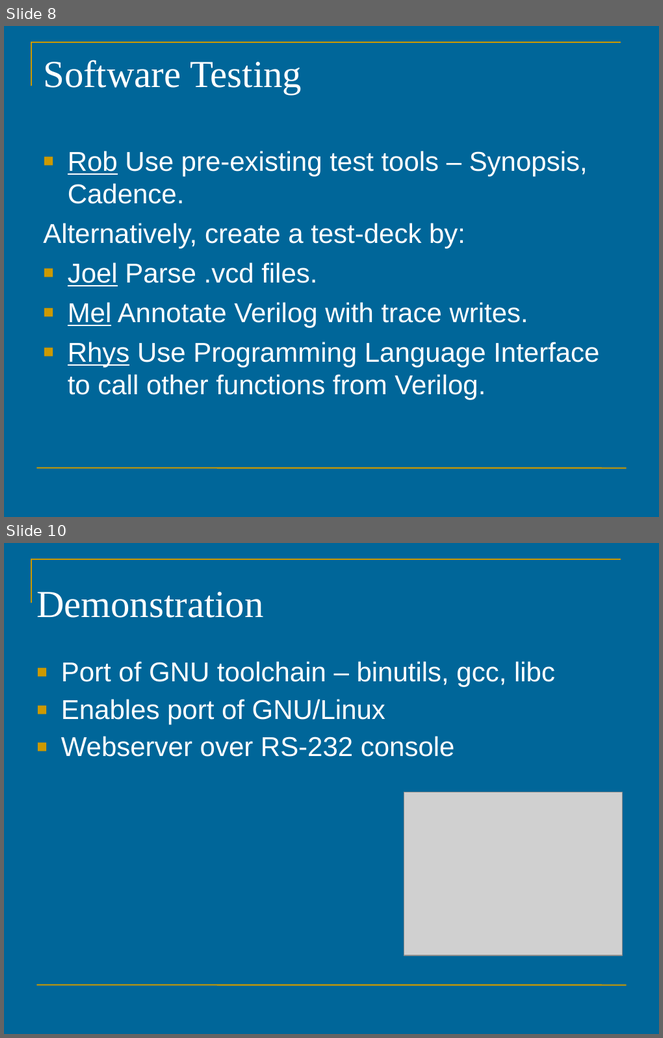
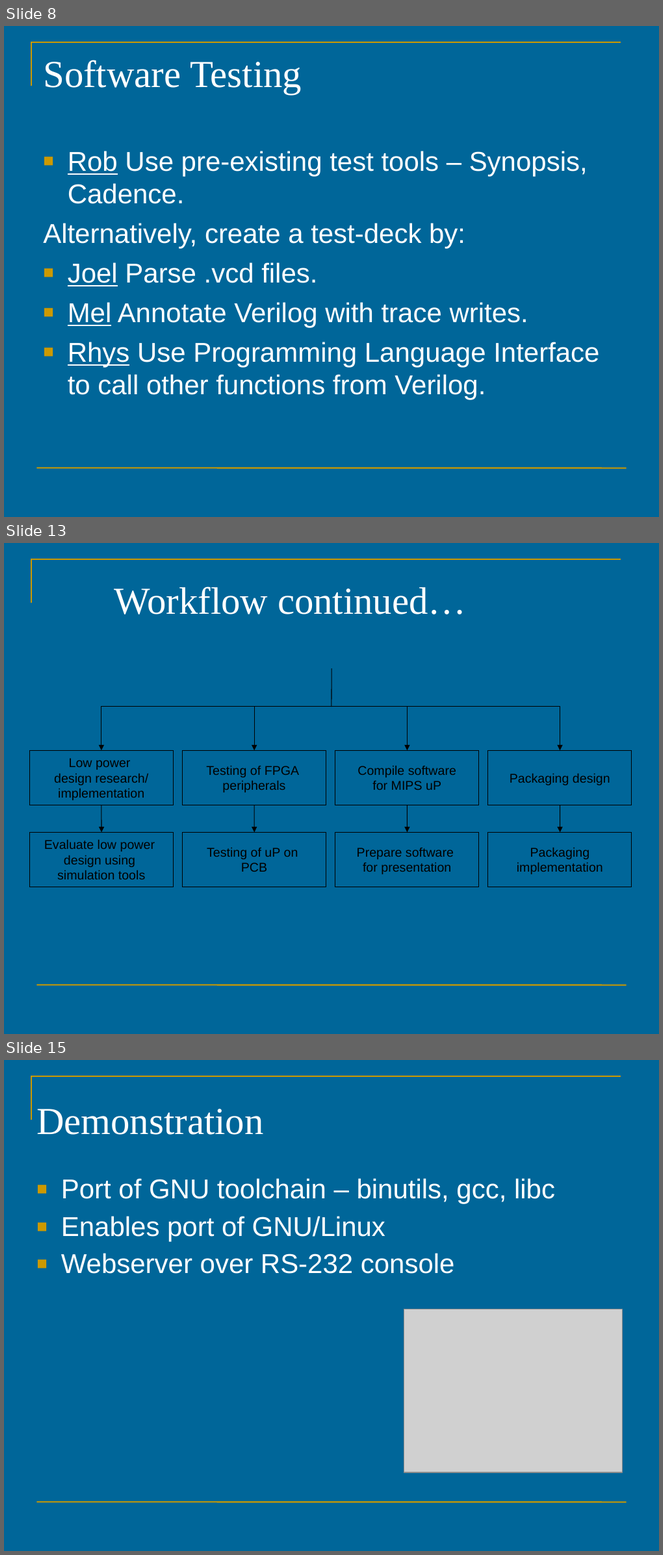
Before and after one commit to maikmerten/hmc-mips, a slide deck: uoa/doc/proposal-seminar.ppt. Shown one above the other, each under a label of ours: slides 8 and 10 before the commit, slides 8, 13 and 15 after it; the slides between them are not shown. The pictures are 663x1038 and 663x1555 pixels, drawn with LibreOffice and Linux fonts; fonts in the diff are those of the drawing; grey boxes stand for pictures. Boxes give left, top, right and bottom in pixels: in the first picture for what was removed or moved away, otherwise in the second. Text is boxed around its words. In the diff, an @@ line names an element or a change of style, - is before the commit and + after.

```diff
--- a/uoa/doc/proposal-seminar.ppt
+++ b/uoa/doc/proposal-seminar.ppt
@@ slide 13 added at (4, 543, 659, 1034), background #006699; not listed: 2 template elements that a slide beside it also shows @@
@@ title added at (114, 587, 466, 615), 42 pt, text #FFFFFF @@
+Workflow continued…
@@ line added from (332, 707) to (332, 669), #000000 0.74 pt @@
@@ elbow arrow added from (332, 707) to (102, 751), #000000 0.74 pt @@
@@ elbow arrow added from (332, 707) to (254, 751), #000000 0.74 pt @@
@@ elbow arrow added from (332, 707) to (408, 751), #000000 0.74 pt @@
@@ elbow arrow added from (337, 707) to (560, 751), #000000 0.74 pt @@
@@ rectangle added at (29, 751, 173, 805), outline #000000 0.74 pt, 14 pt, text #000000 @@
+Low power
+design research/
+implementation
@@ rectangle added at (182, 751, 326, 805), outline #000000 0.74 pt, 14 pt, text #000000 @@
+Testing of FPGA
+peripherals
@@ rectangle added at (336, 751, 479, 805), outline #000000 0.74 pt, 14 pt, text #000000 @@
+Compile software
+for MIPS uP
@@ rectangle added at (488, 751, 632, 805), outline #000000 0.74 pt, 14 pt, text #000000 @@
+Packaging design
@@ arrow added from (102, 805) to (102, 833), #000000 0.74 pt @@
@@ arrow added from (254, 805) to (254, 833), #000000 0.74 pt @@
@@ arrow added from (407, 805) to (408, 833), #000000 0.74 pt @@
@@ arrow added from (560, 805) to (560, 833), #000000 0.74 pt @@
@@ rectangle added at (29, 833, 173, 887), outline #000000 0.74 pt, 14 pt, text #000000 @@
+Evaluate low power
+design using
+simulation tools
@@ rectangle added at (182, 833, 326, 887), outline #000000 0.74 pt, 14 pt, text #000000 @@
+Testing of uP on
+PCB
@@ rectangle added at (336, 833, 479, 887), outline #000000 0.74 pt, 14 pt, text #000000 @@
+Prepare software
+for presentation
@@ rectangle added at (488, 833, 632, 887), outline #000000 0.74 pt, 14 pt, text #000000 @@
+Packaging
+implementation
@@ what was slide 10 is now slide 15 @@
```
Also in this commit, not shown: 5 other slides added, 1 slide removed.
